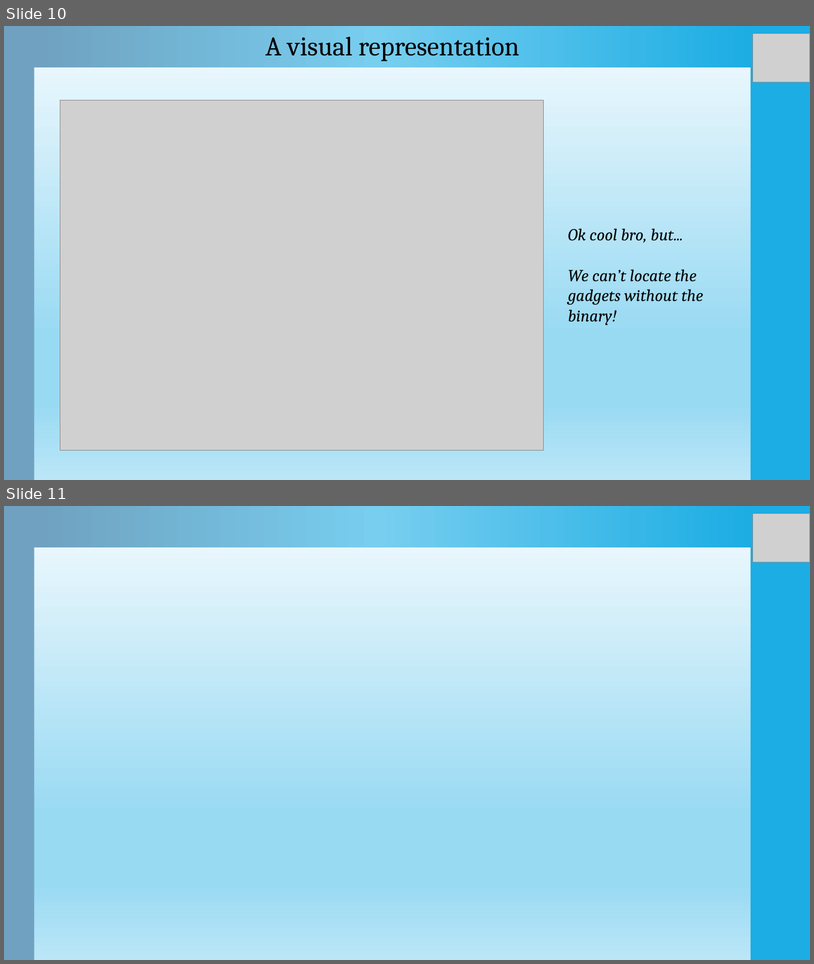
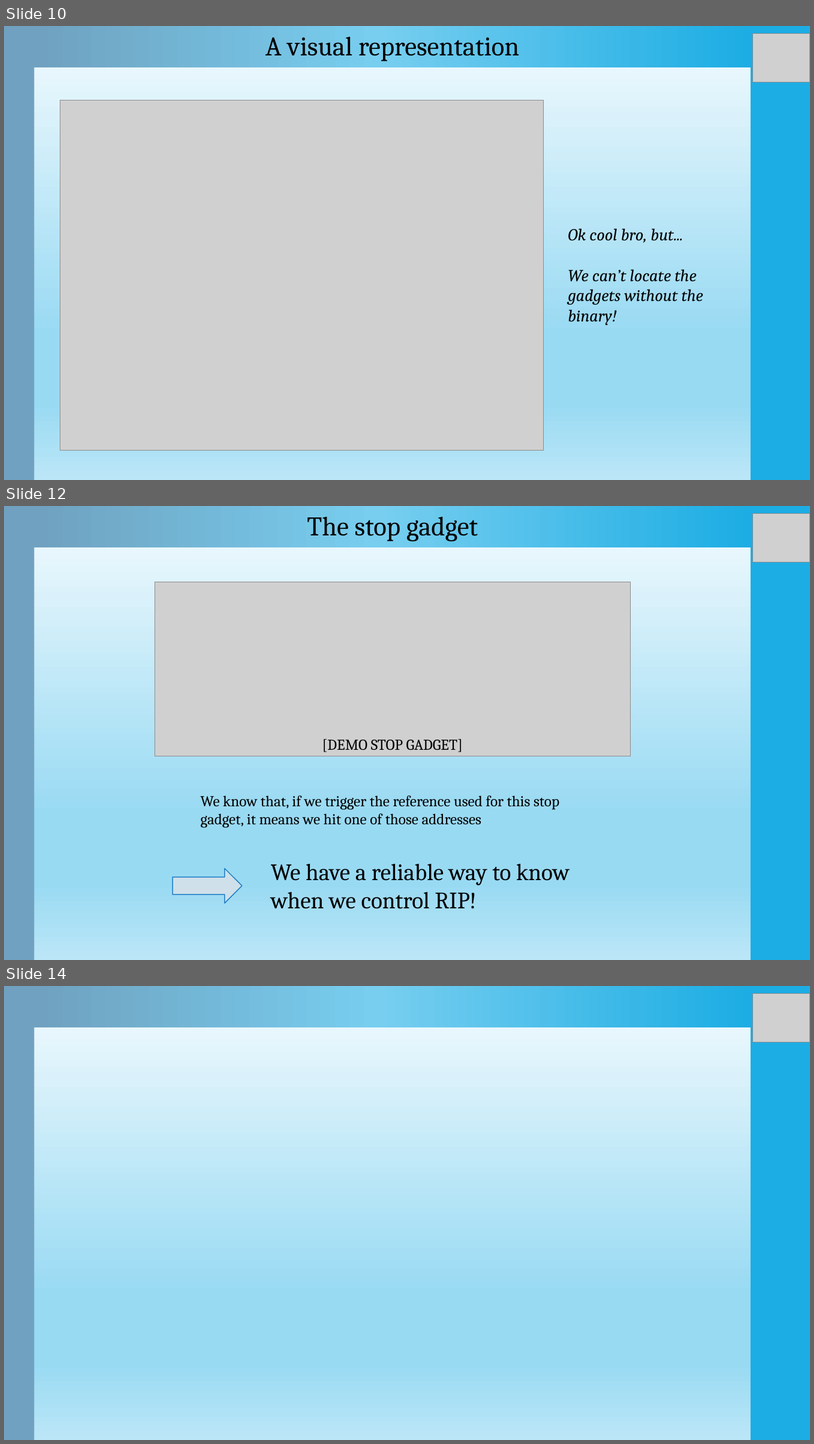
Before and after one commit to Ewael/LSE, a slide deck: Blind_Date/slides.pptx. Shown one above the other, each under a label of ours: slides 10 and 11 before the commit, slides 10, 12 and 14 after it; the slides between them are not shown. The pictures are 814x964 and 814x1444 pixels, drawn with LibreOffice and Linux fonts; fonts in the diff are those of the drawing; grey boxes stand for pictures. Boxes give left, top, right and bottom in pixels: in the first picture for what was removed or moved away, otherwise in the second. Text is boxed around its words. In the diff, an @@ line names an element or a change of style, - is before the commit and + after.

Commit message:
[WD] add stop gadget slides

```diff
--- a/Blind_Date/slides.pptx
+++ b/Blind_Date/slides.pptx
@@ slide 12 added at [4,506,810,960], background gradient #F4FBFE to #99DAF3 to #BBE6F7; not listed: 2 template elements that a slide beside it also shows @@
@@ rectangle added at [34,506,751,548], fill gradient #1CADE4 to #77CEEF to #70A1C0 @@
@@ text added at [307,517,478,541], 32 pt, text #000000 @@
+The stop gadget
@@ picture added at [753,514,810,562] @@
@@ picture added at [155,582,631,756] @@
@@ text added at [323,739,463,752], 18 pt, text #000000 @@
+[DEMO STOP GADGET]
@@ text added at [201,795,560,828], 18 pt, text #000000 @@
+We know that, if we trigger the reference used for this stop gadget, it means we hit one of those addresses
@@ text added at [271,863,570,909], 28 pt, text #000000 @@
+We have a reliable way to know when we control RIP!
@@ right arrow added at [173,868,242,903], fill #CFE0EA, outline #2683C6 1.1 pt @@
@@ what was slide 11 is now slide 14 @@
```
Also in this commit, not shown: 3 slides changed, 2 other slides added.
